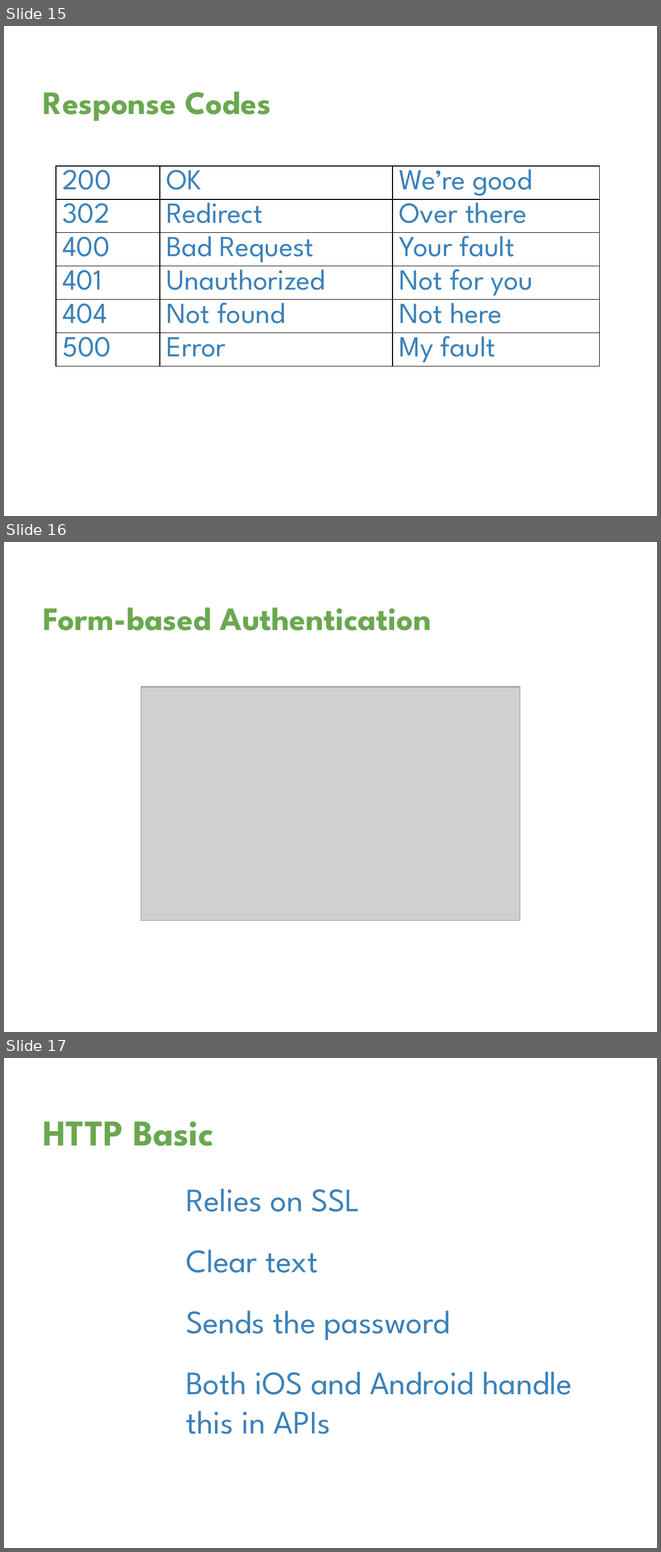
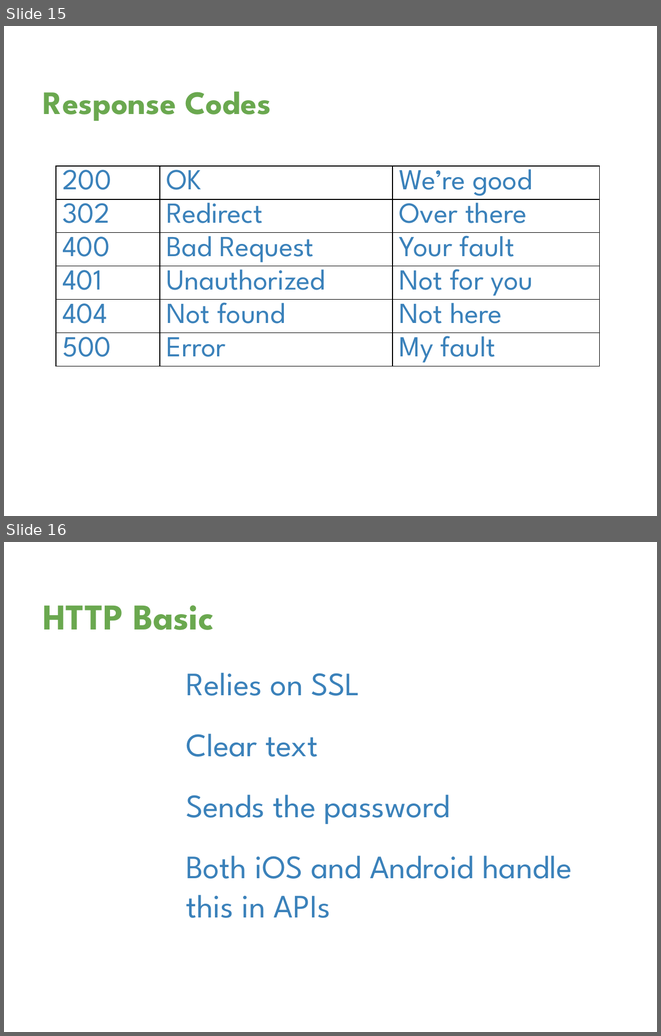
Before and after one commit to davetrux/gdgmidevfest-2017, a slide deck: MobileAuthWebWorld.pptx. Shown one above the other, each under a label of ours: slides 15, 16 and 17 before the commit, slides 15 and 16 after it. The pictures are 661x1552 and 661x1036 pixels, drawn with LibreOffice and Linux fonts; fonts in the diff are those of the drawing; grey boxes stand for pictures; background and template pictures are left out. Boxes give left, top, right and bottom in pixels: in the first picture for what was removed or moved away, otherwise in the second. Text is boxed around its words. In the diff, an @@ line names an element or a change of style, - is before the commit and + after.

Commit message:
Presentation tweaks

```diff
--- a/MobileAuthWebWorld.pptx
+++ b/MobileAuthWebWorld.pptx
@@ slide 16 removed at [4, 542, 657, 1032], background picture (left out) @@
@@ title removed at [43, 607, 432, 631] @@
-Form-based Authentication
@@ picture removed at [141, 687, 520, 920] @@
@@ what was slide 17 is now slide 16 @@
```
Also in this commit, not shown: 2 slides changed.
